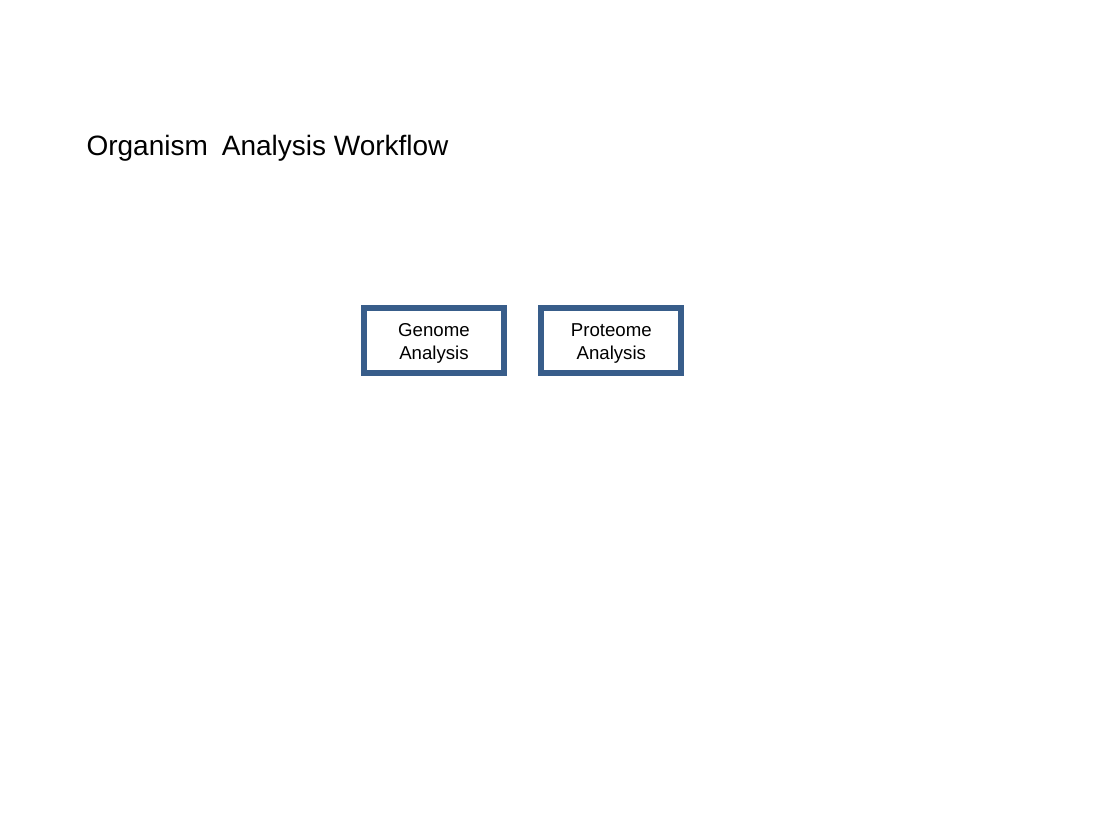
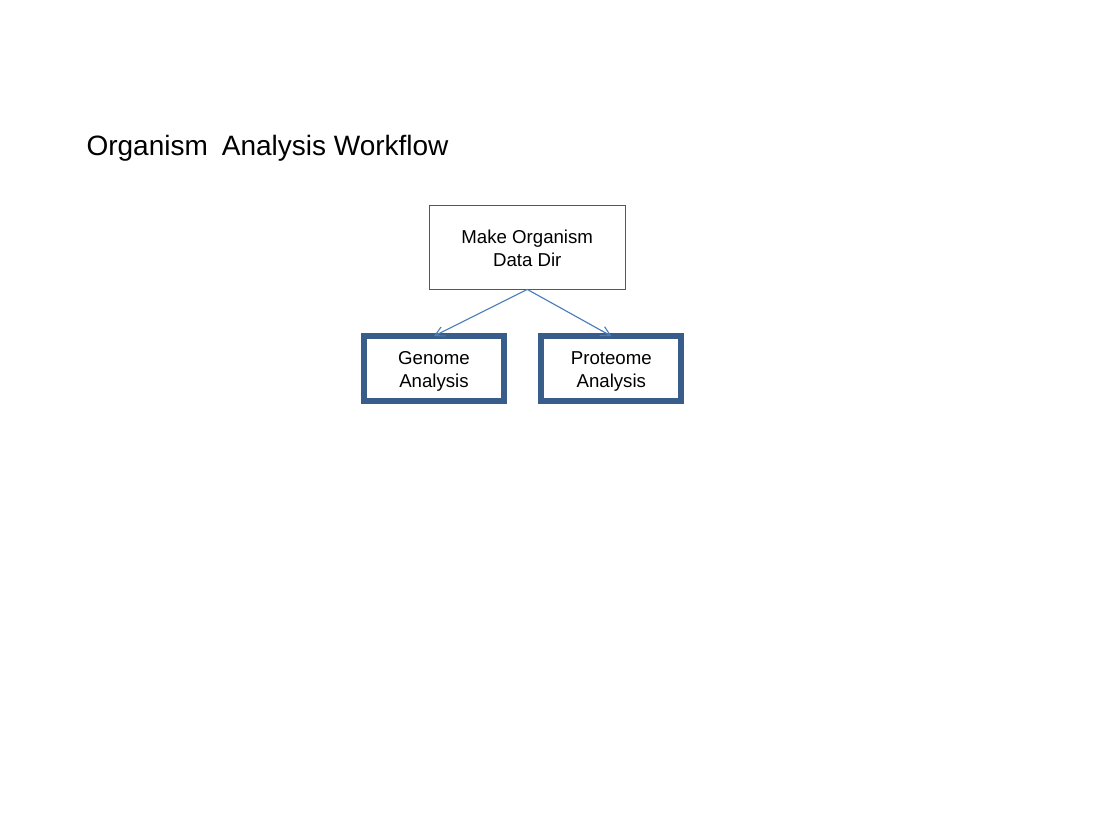
Before and after one commit to VEuPathDB/ApiCommonData, a slide deck: slide 3 of Load/doc/workflow/AnalysisWorkflow.ppt (slide 4 before the commit). Drawn at 1120x840 pixels with LibreOffice and Linux fonts; fonts in the diff are those of the drawing. Boxes give left, top, right and bottom in pixels: in the first picture for what was removed or moved away, otherwise in the second. Text is boxed around its words. In the diff, an @@ line names an element or a change of style, - is before the commit and + after.

```diff
--- a/Load/doc/workflow/AnalysisWorkflow.ppt
+++ b/Load/doc/workflow/AnalysisWorkflow.ppt
@@ rectangle added at bbox=[429, 205, 625, 289], outline #385D8A 0.99 pt, 12 pt, text #000000 @@
+Make Organism Data Dir
@@ arrow added from (528, 289) to (433, 336), #4A7EBB 0.74 pt @@
@@ arrow added from (528, 289) to (612, 336), #4A7EBB 0.74 pt @@
@@ rectangle "Genome Analysis": place and size @@
-rectangle "Genome Analysis" at bbox=[364, 308, 504, 373]
+rectangle "Genome Analysis" at bbox=[364, 336, 504, 401]
@@ rectangle "Proteome Analysis": place and size @@
-rectangle "Proteome Analysis" at bbox=[541, 308, 681, 373]
+rectangle "Proteome Analysis" at bbox=[541, 336, 681, 401]
```
Also in this commit, not shown: 6 other slides changed, 1 slide removed.
